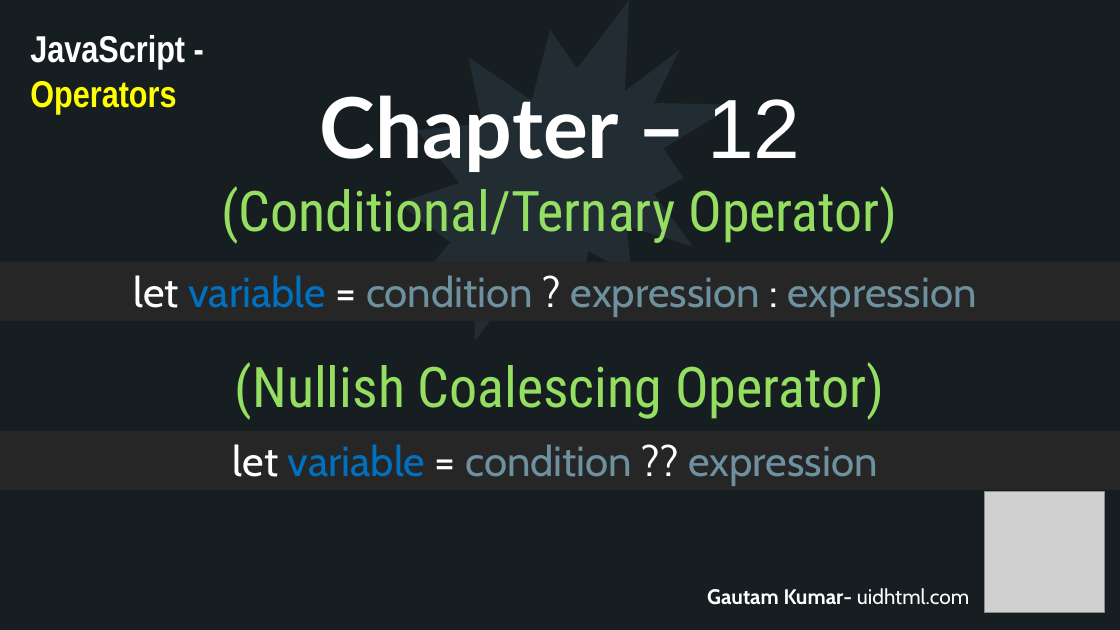
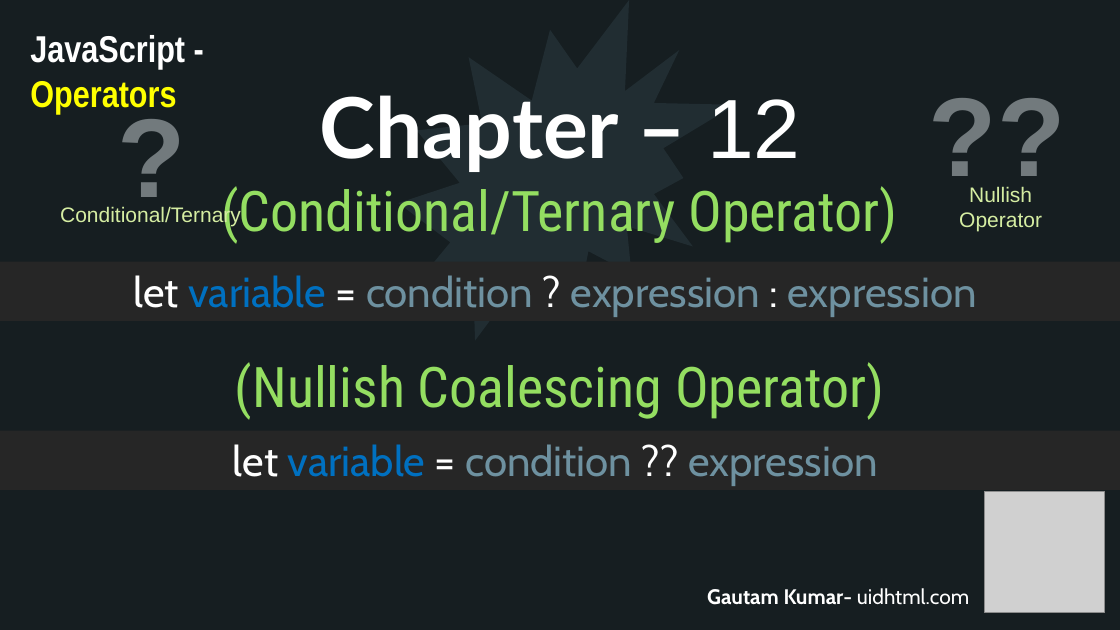
Before and after one commit to uidhtml/javascript-tutorials, a slide deck: slide 43 of Javascript Tutorials.pptx. Drawn at 1120x630 pixels with LibreOffice and Linux fonts; fonts in the diff are those of the drawing; grey boxes stand for pictures. Boxes give left, top, right and bottom in pixels: in the first picture for what was removed or moved away, otherwise in the second. Text is boxed around its words. In the diff, an @@ line names an element or a change of style, - is before the commit and + after.

Commit message:
Added till chapter 12

```diff
--- a/Javascript Tutorials.pptx
+++ b/Javascript Tutorials.pptx
@@ text added at [53, 82, 250, 226], 96 pt, text #737A7E, bold @@
+?
@@ text added at [899, 60, 1096, 205], 96 pt, text #737A7E, bold @@
+??
@@ text added at [60, 206, 241, 227], 18 pt, text #D5EDA2 @@
+Conditional/Ternary
@@ text added at [959, 186, 1042, 231], 18 pt, text #D5EDA2 @@
+Nullish Operator
```
Also in this commit, not shown: 12 other files.
